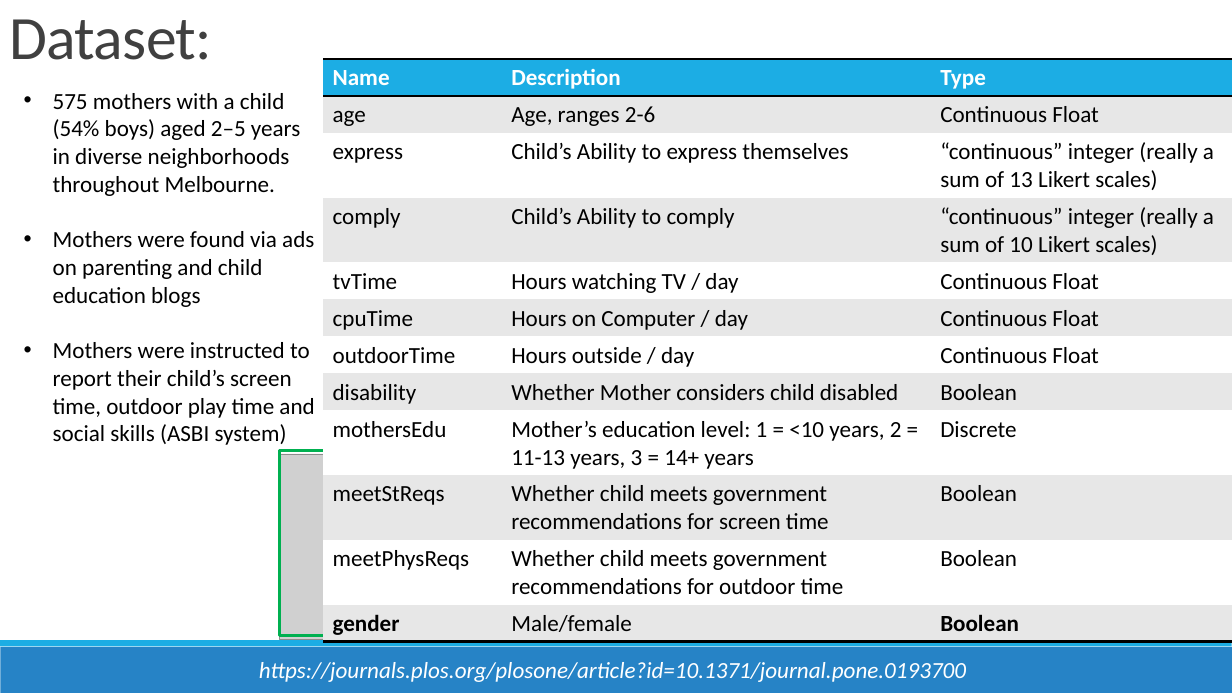
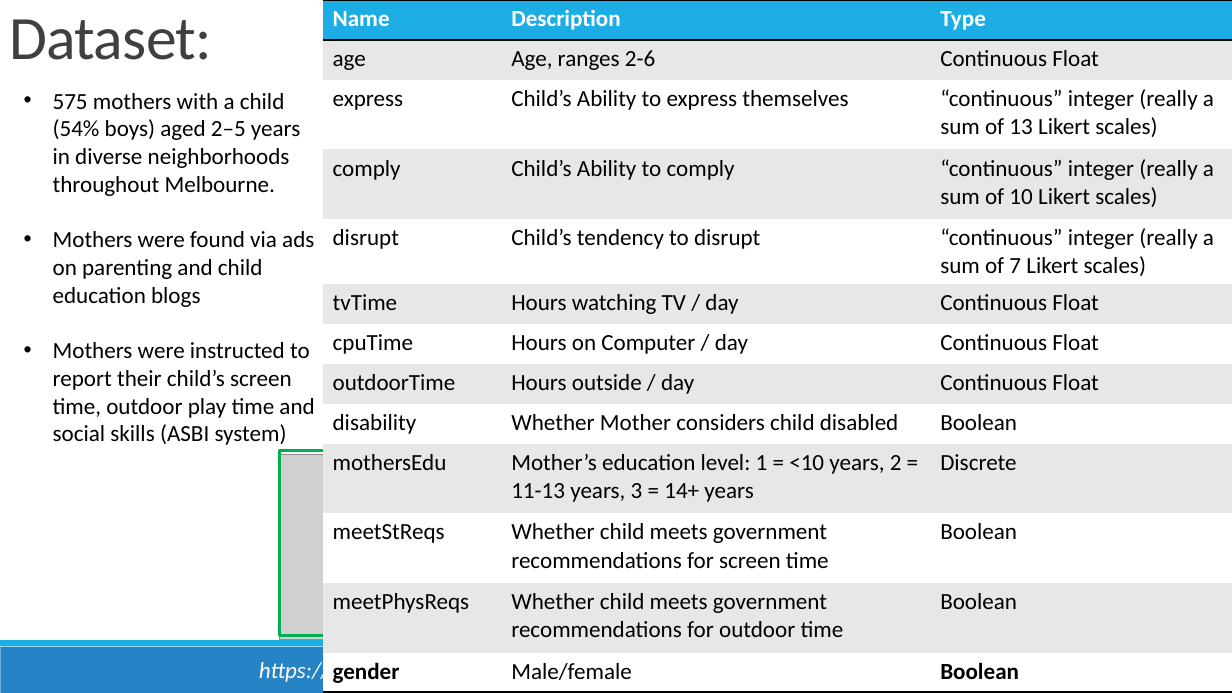
Before and after one commit to conditg/predicting-disruption, a slide deck: slide 2 of DisruptCapstone.pptx. Drawn at 1232x693 pixels with LibreOffice and Linux fonts; fonts in the diff are those of the drawing; grey boxes stand for pictures. Boxes give left, top, right and bottom in pixels: in the first picture for what was removed or moved away, otherwise in the second. Text is boxed around its words. In the diff, an @@ line names an element or a change of style, - is before the commit and + after.

```diff
--- a/DisruptCapstone.pptx
+++ b/DisruptCapstone.pptx
@@ table at [323, 0, 1232, 693] @@
+row 5: disrupt | Child’s tendency to disrupt | “continuous” integer (really a sum of 7 Likert scales)
@@ table: place and size @@
-table at [323, 59, 1232, 641]
+table at [323, 0, 1232, 693]
```
Also in this commit, not shown: 1 other slide changed, 1 other file.
